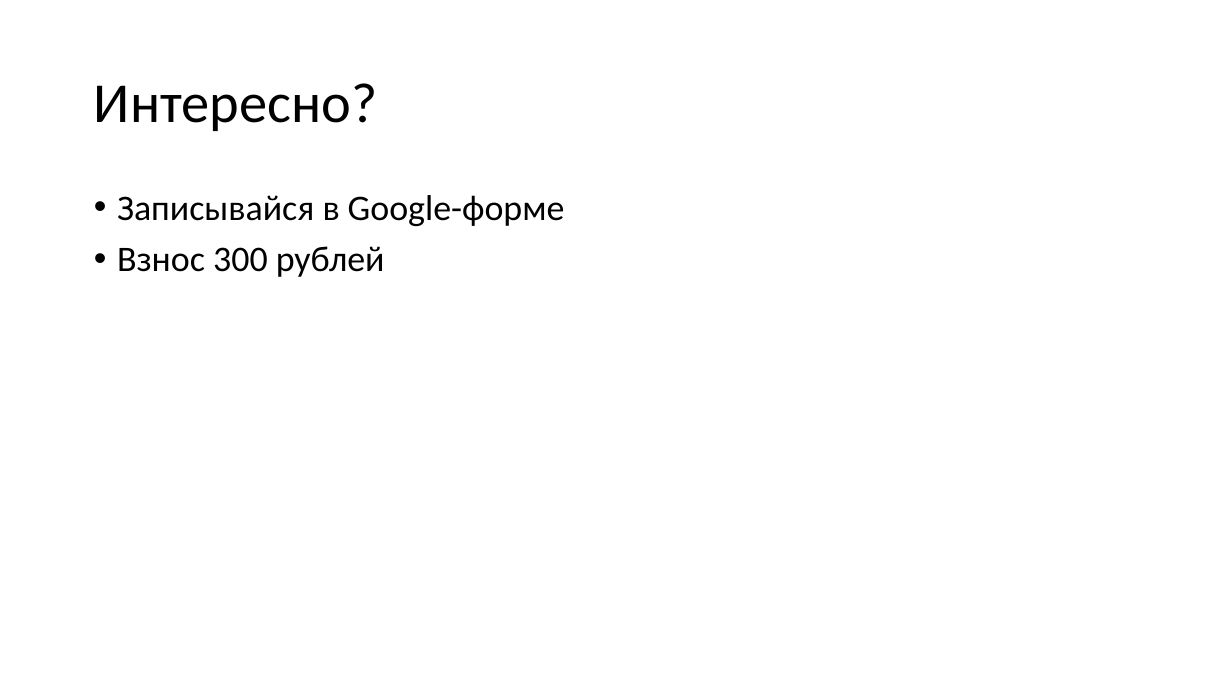
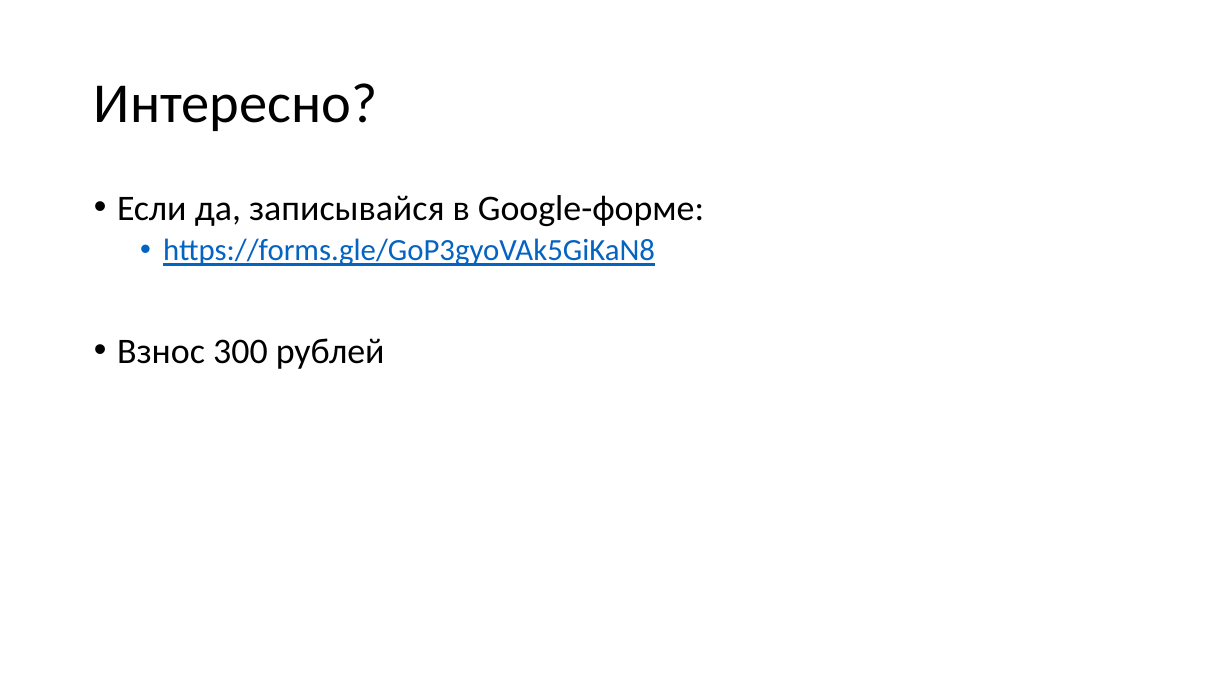
Before and after one commit to aleksha/2c11p16a, a slide deck: slide 20 of Promo 2c11p16a.pptx (slide 19 before the commit). Drawn at 1232x693 pixels with LibreOffice and Linux fonts; fonts in the diff are those of the drawing. Boxes give left, top, right and bottom in pixels: in the first picture for what was removed or moved away, otherwise in the second. Text is boxed around its words. In the diff, an @@ line names an element or a change of style, - is before the commit and + after.

```diff
--- a/Promo 2c11p16a.pptx
+++ b/Promo 2c11p16a.pptx
@@ text at [117, 195, 704, 266]: text changed; size 28 to 24 pt; text colour #000000 to #0563C1 @@
-• Записывайся в Google-форме
+• Если да, записывайся в Google-форме:
+  • https://forms.gle/GoP3gyoVAk5GiKaN8
```
Also in this commit, not shown: 2 slides added, 1 slide removed, 2 other files.
